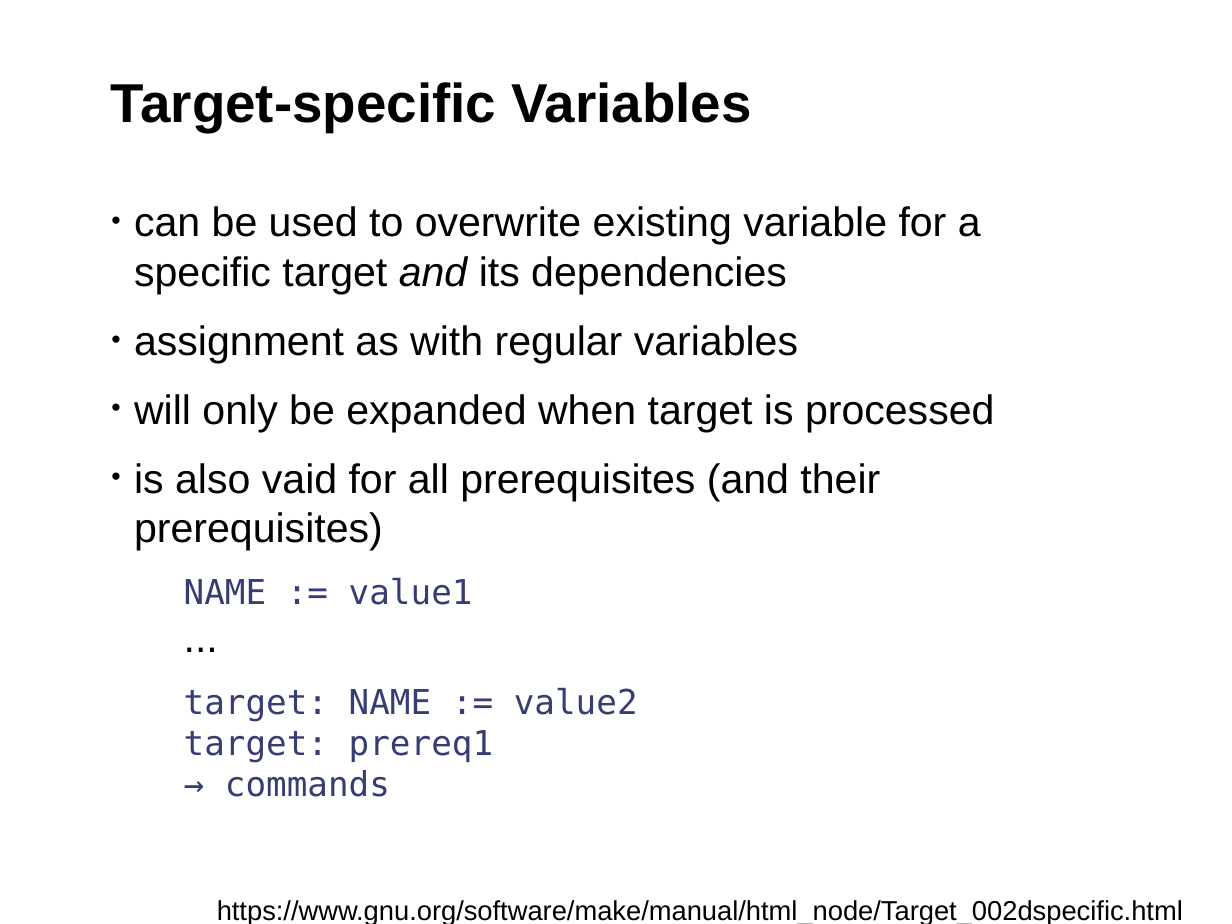
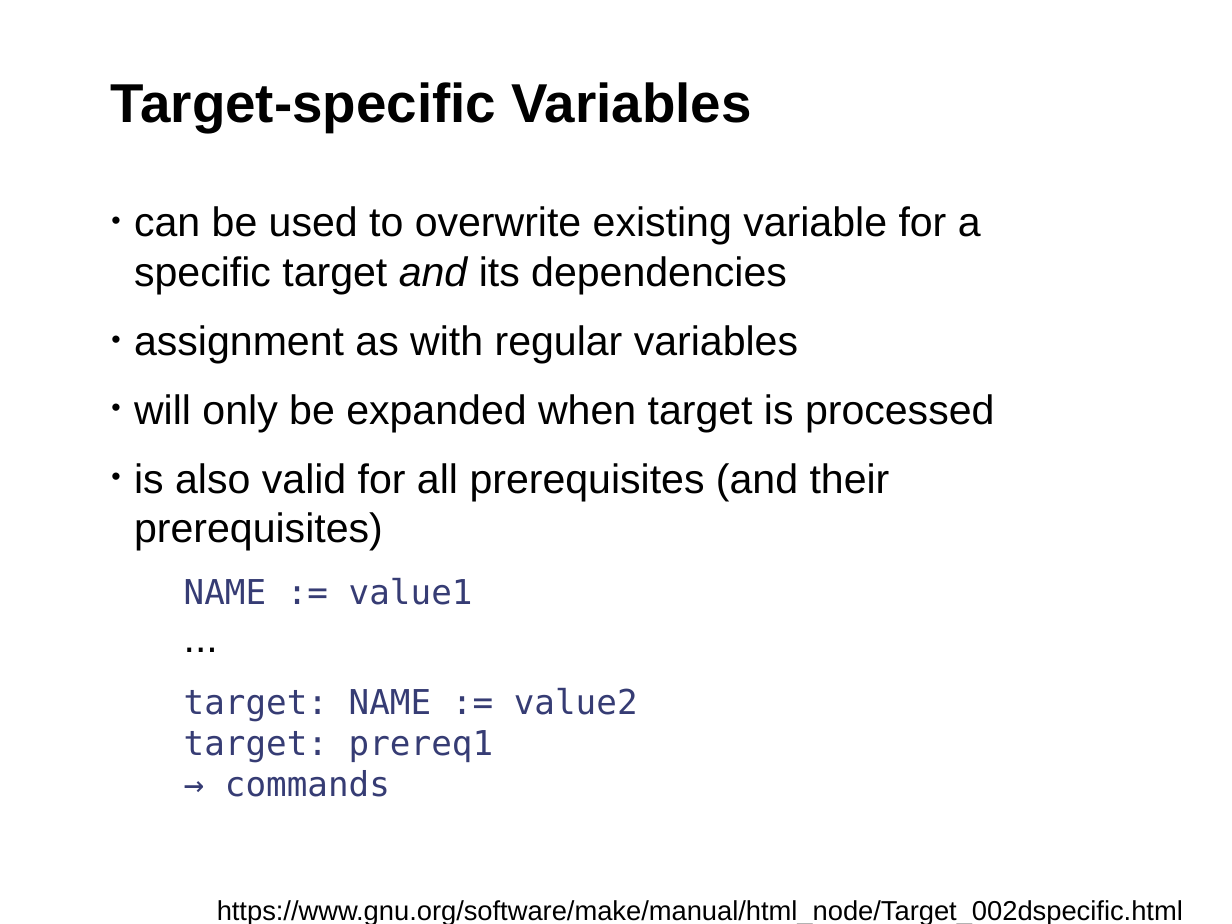
Before and after one commit to fsundermeyer/GNU_make_workshop, a slide deck: slide 17 of Presentation_GNU_make_workshop.odp. Drawn at 1232x924 pixels with LibreOffice and Linux fonts; fonts in the diff are those of the drawing; background and template pictures are left out. Boxes give left, top, right and bottom in pixels: in the first picture for what was removed or moved away, otherwise in the second. Text is boxed around its words. In the diff, an @@ line names an element or a change of style, - is before the commit and + after.

Commit message:
Corrected typos

```diff
--- a/Presentation_GNU_make_workshop.odp
+++ b/Presentation_GNU_make_workshop.odp
@@ text at (134,463,890,550): text changed @@
-• is also vaid for all prerequisites (and their prerequisites)
+• is also valid for all prerequisites (and their prerequisites)
```
Also in this commit, not shown: 12 other slides changed.
